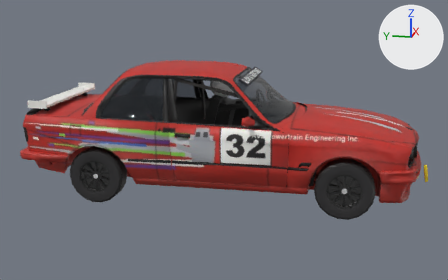
Two versions of the glTF model public/cars/field/models/32.glb, one commit apart.
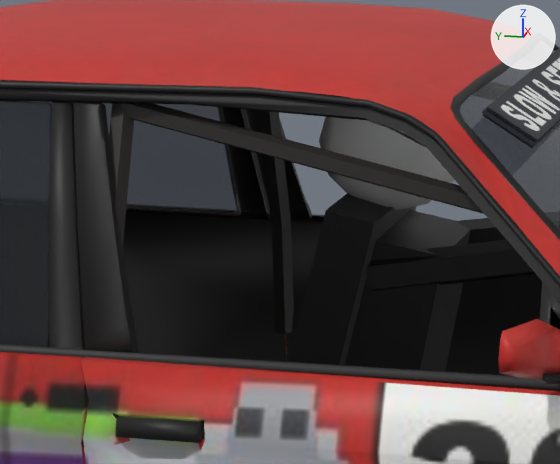
There are two pictures of each version: one whole from a 50 mm camera at (-6.66, -1.26, 2.22) aimed at (-0.04, 0.06, 0.57), one close up on the part from 34% to 56% of the width and 22% to 51% of the height. Every picture has the same lights, and +X, +Y and +Z are marked at upper right. The last two pictures show the newer version. Vertices at exactly the same position are counted once.

The first close-up shows 'body'.
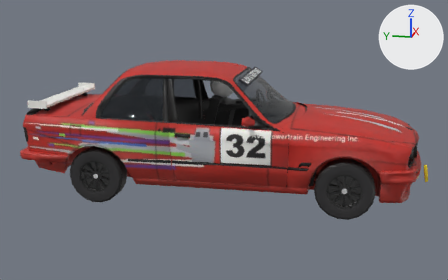
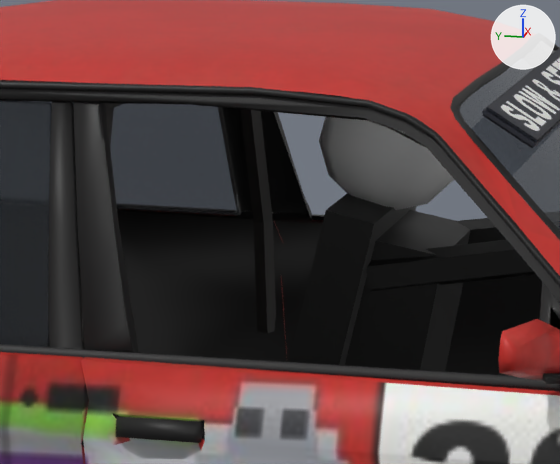
Boxes [x1, y1, x2, y2] around the edits, measured in the close-ups (560 x 464 px):
part 1 of me_body_mesh, rebuilt: before [104, 104, 294, 351]; after [80, 104, 276, 348]
part 2 of me_body_mesh, added (mostly hidden): after [107, 104, 519, 194]
part 3 of me_body_mesh, cut back: before [120, 104, 484, 214]

The edits, one by one:
me_body_mesh is used by ob_body; location (0.0, 0.0, 0.0).
me_body_mesh had 7231 vertices, 8824 faces and spanned x -0.9..0.9, y -2.1..2.2, z 0.17..1.4.
me_body_mesh now has 7251 vertices, 8864 faces and spans x -0.9..0.9, y -2.1..2.2, z 0.17..1.4.
me_body_mesh part 1: the loose piece of 65 vertices spanning x -0.75..0.75, y 0.44..0.49, z 0.64..1.35 is rebuilt with 35 vertices and now spans x -0.74..0.74, y 0.48..0.53, z 0.64..1.35.
me_body_mesh part 2: a new loose piece of 35 vertices spanning x -0.54..-0.29, y -0.25..0.52, z 1.14..1.37, in mat_car32_livery (picture img_livery).
Part 3, on me_body_mesh:
10 vertices are removed from x -0.58..-0.51, y -0.24..0.47, z 1.13..1.32.
21 faces are deleted.
5 new faces join them, mat_car32_livery (picture img_livery).
Other edits to the shape of me_body_mesh do not show in these pictures.
